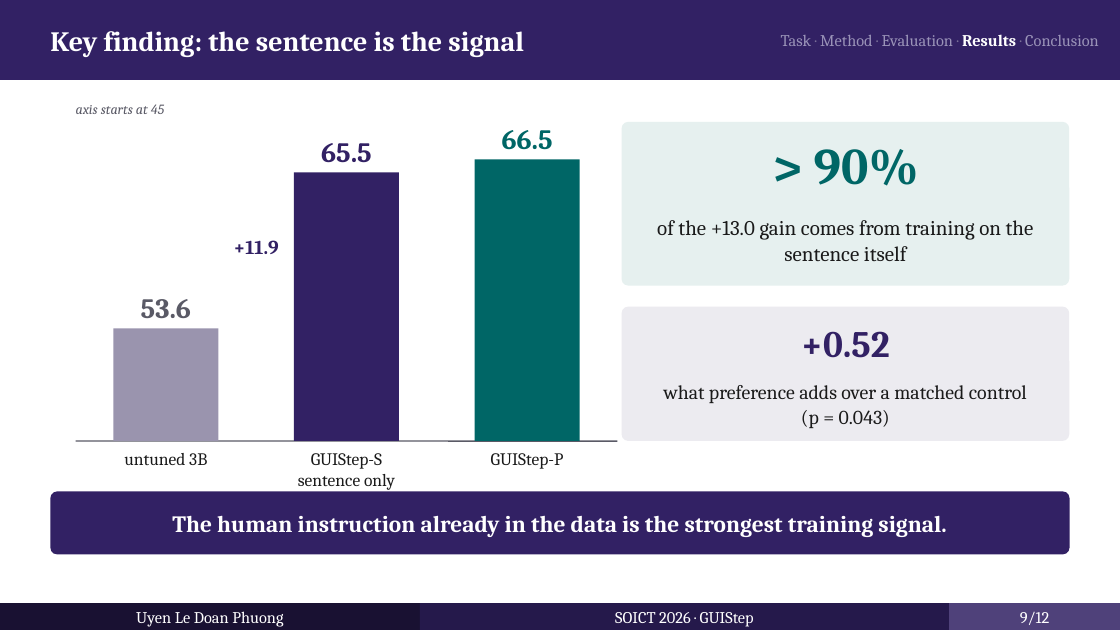
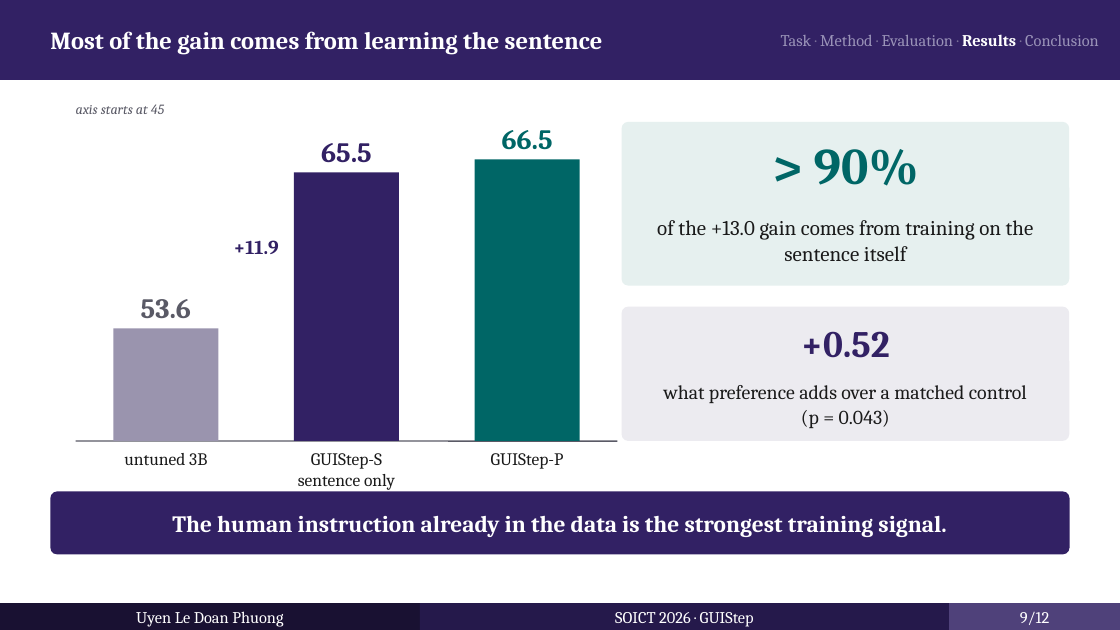
Before and after one commit to UyenLe0712/thesis, a slide deck: slide 9 of slides/SOICT2026_SLIDE.pptx. Drawn at 1120x630 pixels with LibreOffice and Linux fonts; fonts in the diff are those of the drawing. Boxes give left, top, right and bottom in pixels: in the first picture for what was removed or moved away, otherwise in the second. Text is boxed around its words. In the diff, an @@ line names an element or a change of style, - is before the commit and + after.

```diff
--- a/slides/SOICT2026_SLIDE.pptx
+++ b/slides/SOICT2026_SLIDE.pptx
@@ text at [50,31,603,55]: text changed; size 24 to 21 pt @@
-Key finding: the sentence is the signal
+Most of the gain comes from learning the sentence
```
Also in this commit, not shown: 2 other slides changed, 40 other files.
